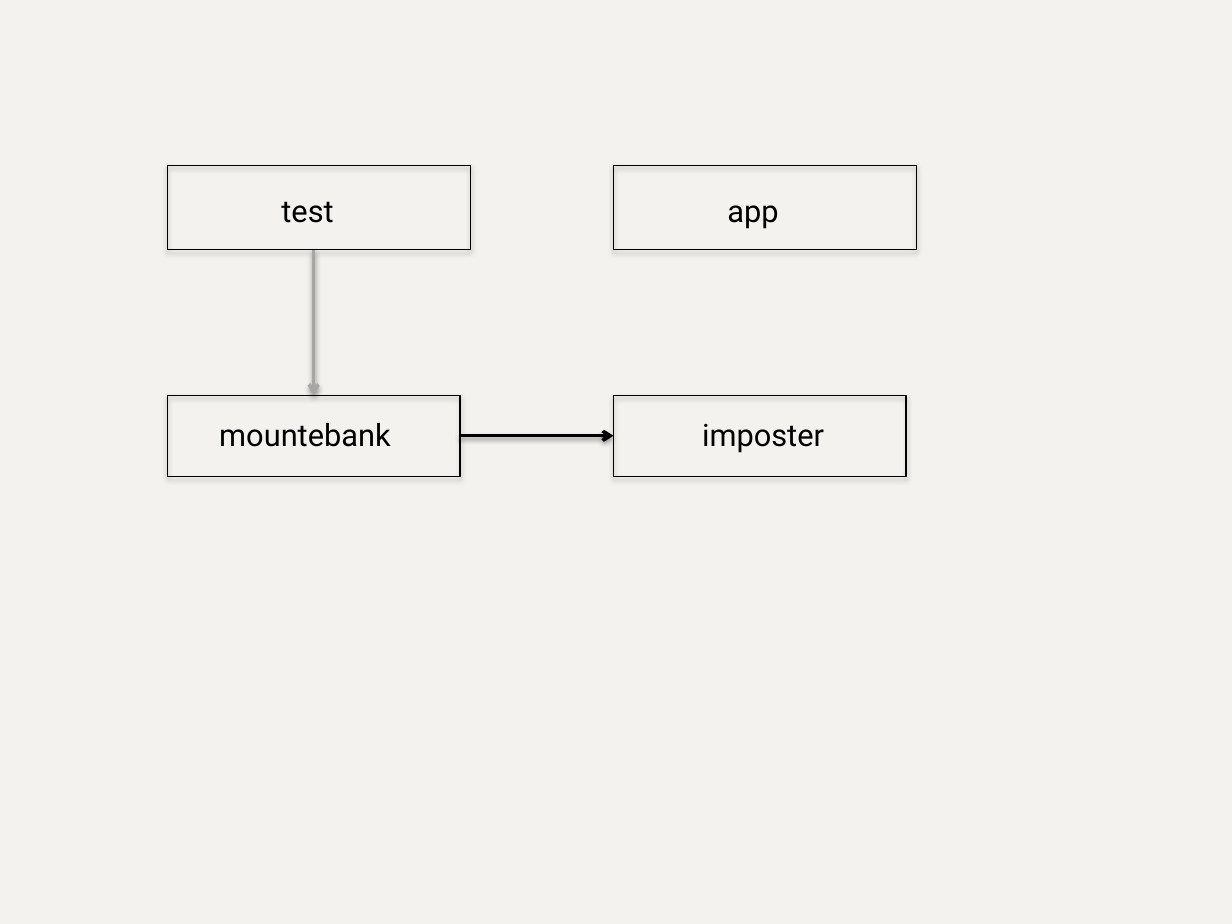
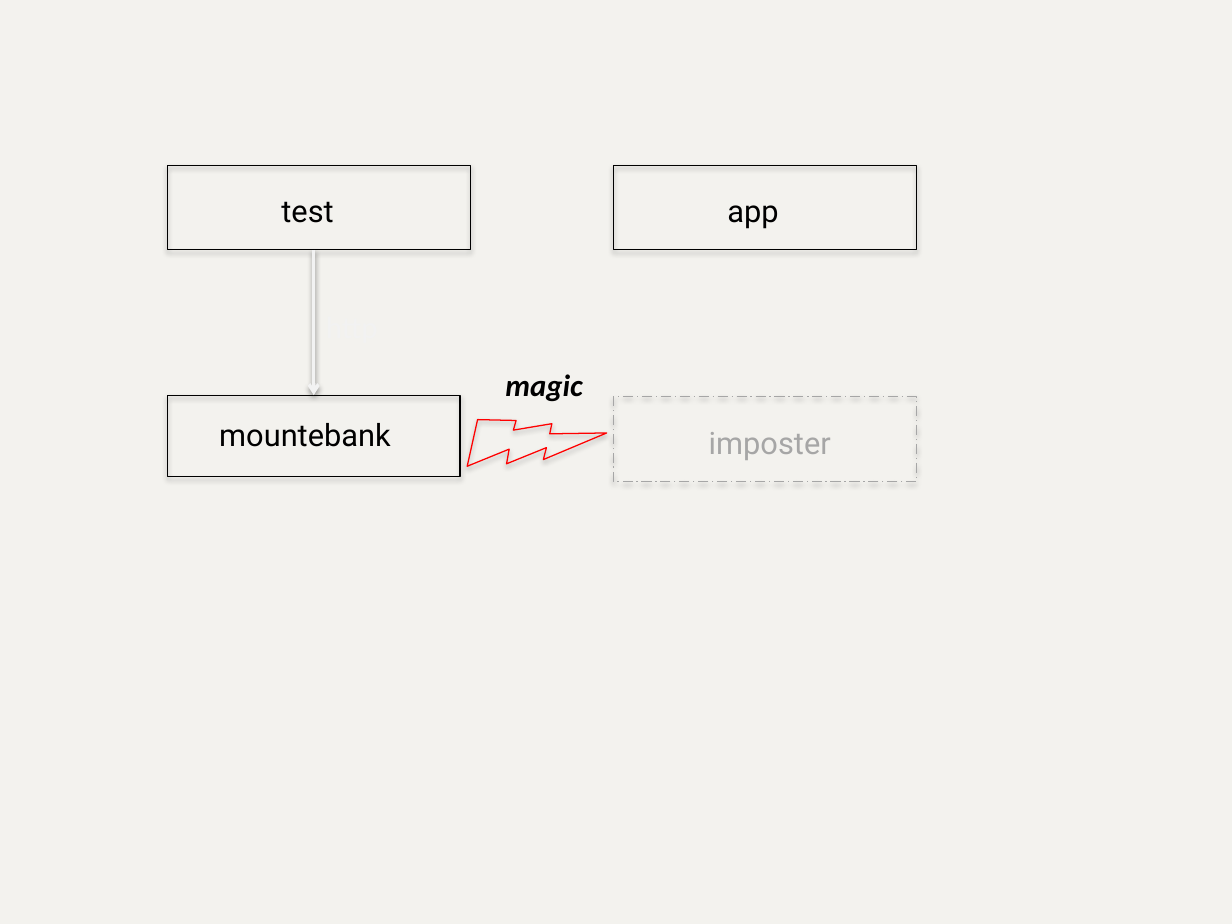
Before and after one commit to bbyars/mountebank, a slide deck: slide 13 of src/public/images/sources/sources.pptx (slide 10 before the commit). Drawn at 1232x924 pixels with LibreOffice and Linux fonts; fonts in the diff are those of the drawing. Boxes give left, top, right and bottom in pixels: in the first picture for what was removed or moved away, otherwise in the second. Text is boxed around its words. In the diff, an @@ line names an element or a change of style, - is before the commit and + after.

```diff
--- a/src/public/images/sources/sources.pptx
+++ b/src/public/images/sources/sources.pptx
@@ arrow (314, 250) - (314, 395): stroke #A6A6A6 2 pt to #F2F2F2 2 pt @@
@@ lightning bolt added at (451,366,606,521), outline #FF0000 0.75 pt @@
@@ text added at (505,374,582,401), 18 pt, text #000000, bold, italic @@
+magic
@@ rectangle: place and size @@
-rectangle at (614,395,907,477)
+rectangle at (614,397,917,482)
@@ rectangle at (614,397,917,482): outline #000000 0.75 pt to #A6A6A6 0.75 pt dashed @@
@@ text "imposter": place and size @@
-text "imposter" at (702,424,824,453)
+text "imposter" at (709,432,831,460)
@@ text "imposter" at (709,432,831,460): text colour #000000 to #A6A6A6 @@
@@ arrow removed from (460, 436) to (614, 436) @@
```
Also in this commit, not shown: 9 other slides changed, 2 slides added.
